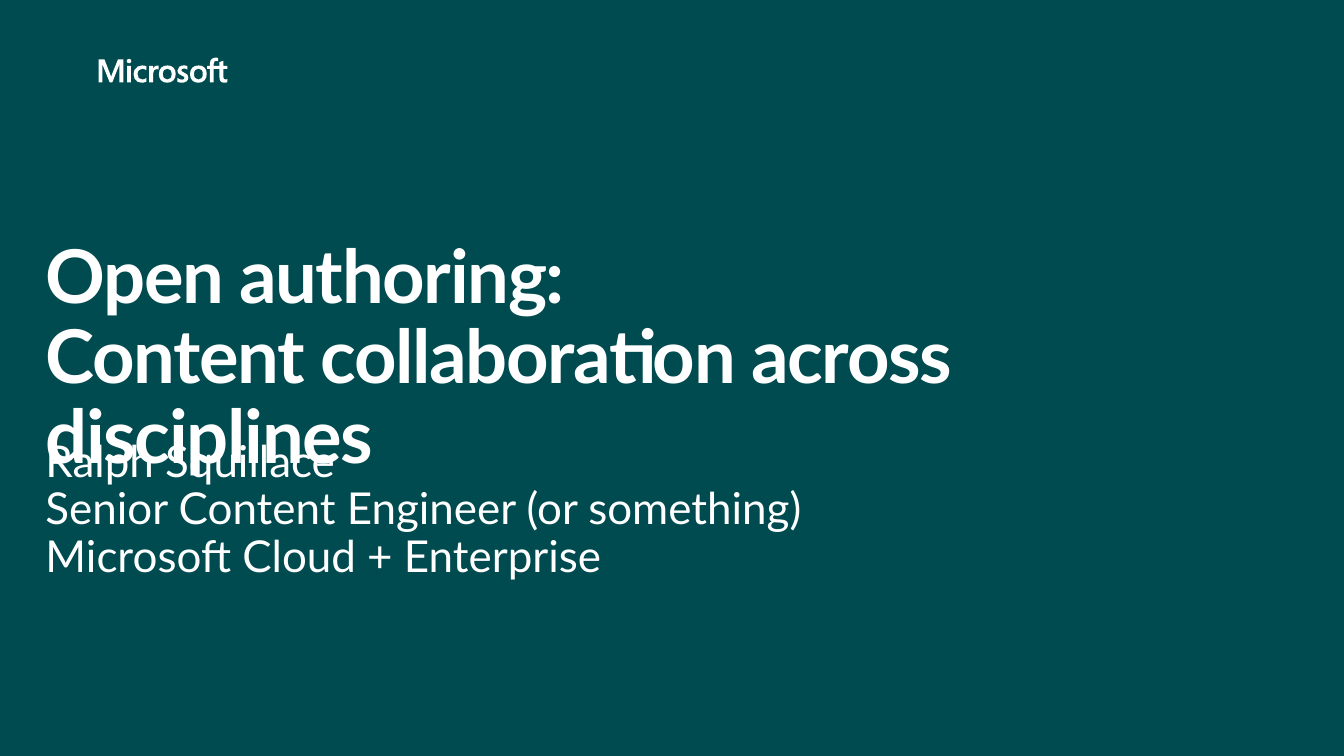
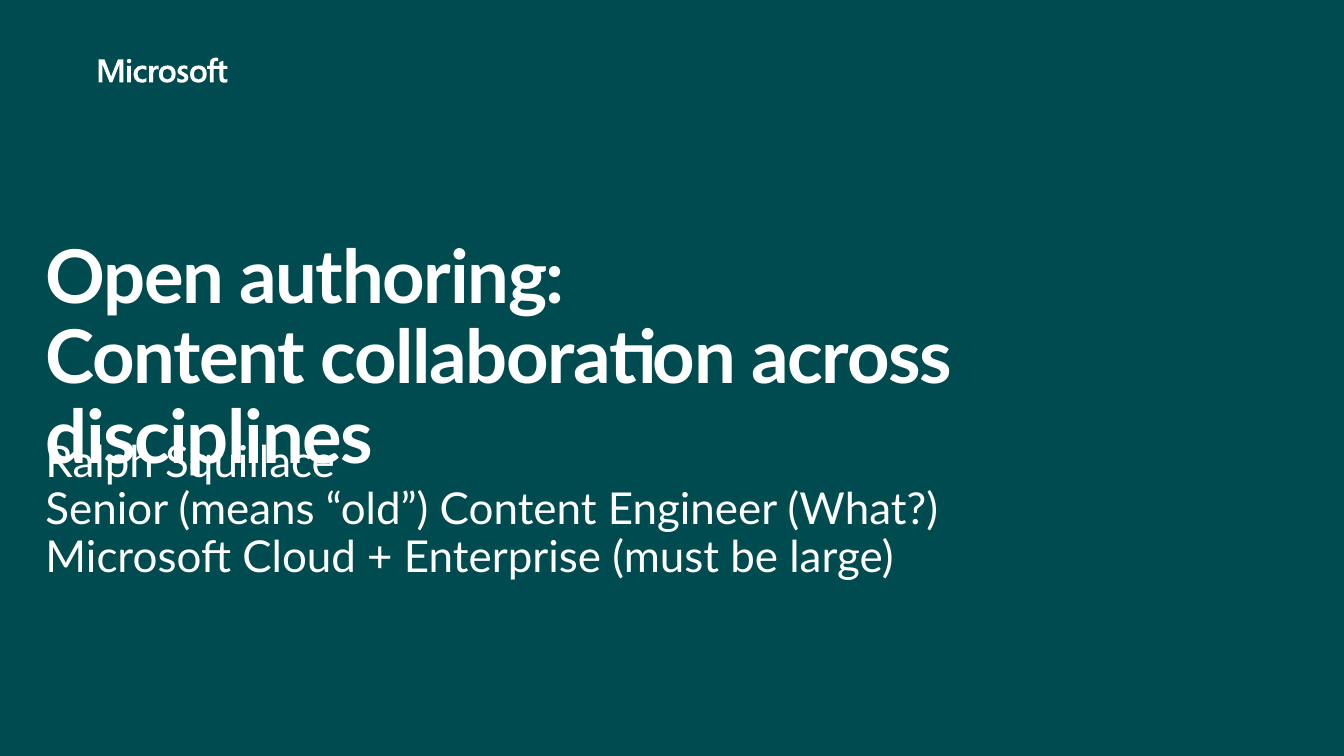
Before and after one commit to squillace/presentations, a slide deck: slide 7 of idw-2015/Content Matters-Open Authoring and Collaboration Across Disciplines.pptx. Drawn at 1344x756 pixels with LibreOffice and Linux fonts; fonts in the diff are those of the drawing; background and template pictures are left out. Boxes give left, top, right and bottom in pixels: in the first picture for what was removed or moved away, otherwise in the second. Text is boxed around its words. In the diff, an @@ line names an element or a change of style, - is before the commit and + after.

```diff
--- a/idw-2015/Content Matters-Open Authoring and Collaboration Across Disciplines.pptx
+++ b/idw-2015/Content Matters-Open Authoring and Collaboration Across Disciplines.pptx
@@ text at (x1=45, y1=490, x2=938, y2=580): text changed @@
-Senior Content Engineer (or something)
-Microsoft Cloud + Enterprise
+Senior (means “old”) Content Engineer (What?)
+Microsoft Cloud + Enterprise (must be large)
```
Also in this commit, not shown: 1 other slide changed, 10 slides added, 1 slide removed.
